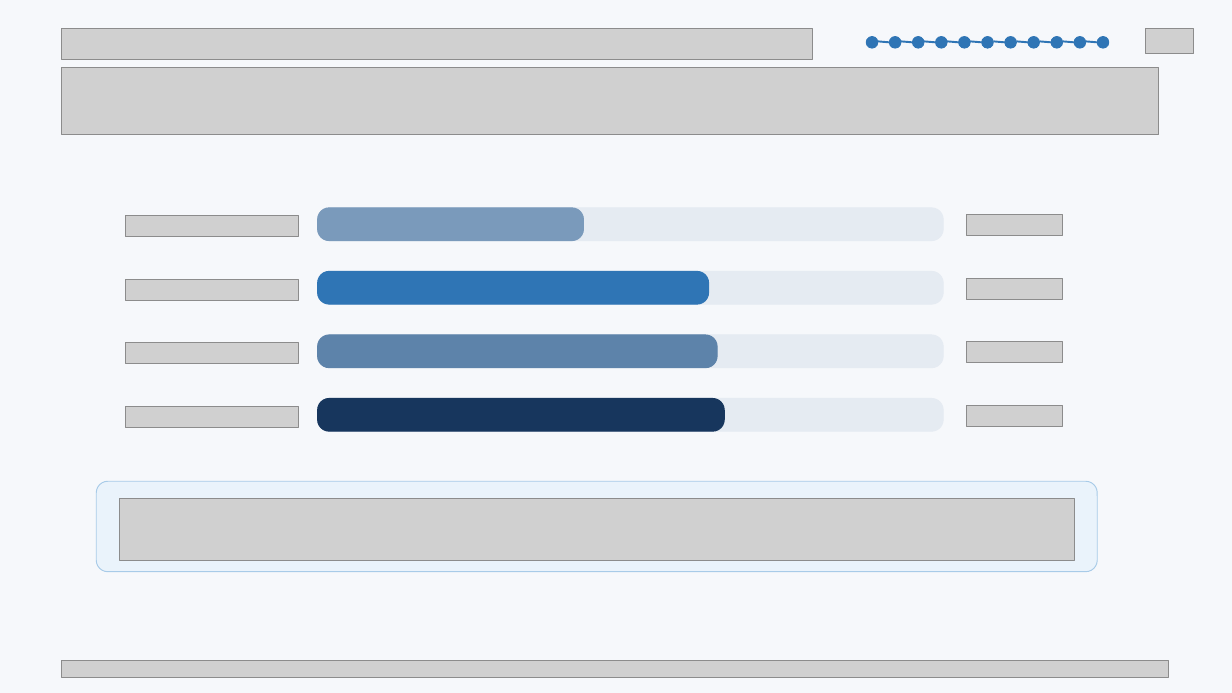
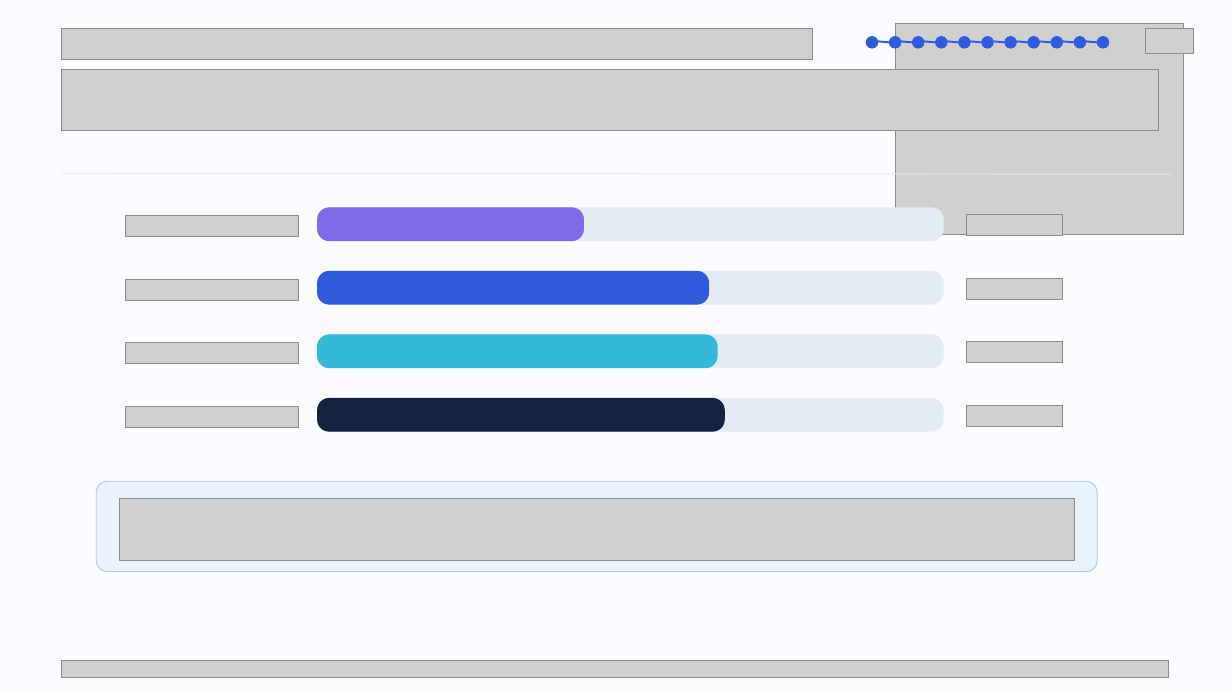
Before and after one commit to why-username/bigdata-agent, a slide deck: slide 15 of output/vehicle-defect-agent.pptx. Drawn at 1232x693 pixels with LibreOffice and Linux fonts; fonts in the diff are those of the drawing; grey boxes stand for pictures. Boxes give left, top, right and bottom in pixels: in the first picture for what was removed or moved away, otherwise in the second. Text is boxed around its words. In the diff, an @@ line names an element or a change of style, - is before the commit and + after.

```diff
--- a/output/vehicle-defect-agent.pptx
+++ b/output/vehicle-defect-agent.pptx
@@ background #F6F8FB to #FBFCFF @@
@@ picture added at [896,23,1184,235] @@
@@ line (878, 42) - (889, 43): stroke #2F75B5 1.5 pt to #315BDB 1.5 pt @@
@@ line (901, 42) - (913, 43): stroke #2F75B5 1.5 pt to #315BDB 1.5 pt @@
@@ line (924, 42) - (935, 43): stroke #2F75B5 1.5 pt to #315BDB 1.5 pt @@
@@ line (947, 42) - (959, 43): stroke #2F75B5 1.5 pt to #315BDB 1.5 pt @@
@@ line (970, 42) - (982, 43): stroke #2F75B5 1.5 pt to #315BDB 1.5 pt @@
@@ line (994, 42) - (1006, 43): stroke #2F75B5 1.5 pt to #315BDB 1.5 pt @@
@@ line (1017, 42) - (1028, 43): stroke #2F75B5 1.5 pt to #315BDB 1.5 pt @@
@@ line (1040, 42) - (1052, 43): stroke #2F75B5 1.5 pt to #315BDB 1.5 pt @@
@@ line (1063, 42) - (1074, 43): stroke #2F75B5 1.5 pt to #315BDB 1.5 pt @@
@@ line (1086, 42) - (1098, 43): stroke #2F75B5 1.5 pt to #315BDB 1.5 pt @@
@@ picture: place and size @@
-picture at [62,67,1160,135]
+picture at [62,69,1160,131]
@@ line added from (62, 174) to (1171, 175), #E2E8F2 0.75 pt @@
@@ rounded rectangle at [318,208,584,240]: fill #7A9ABB to #7D6BE8; outline #7A9ABB 0.75 pt to #7D6BE8 0.75 pt @@
@@ fill #2F75B5 to #315BDB; outline #2F75B5 0.75 pt to #315BDB 0.75 pt in 12 elements at [867,37,878,48], [889,37,900,48], [913,37,924,48], [935,37,946,48], [959,37,970,48], [982,37,993,48], [1006,37,1017,48], [1028,37,1039,48], [1052,37,1063,48], [1074,37,1085,48], [1098,37,1109,48], [318,272,709,304] @@
@@ rounded rectangle at [318,335,717,367]: fill #5D83AA to #36B9D7; outline #5D83AA 0.75 pt to #36B9D7 0.75 pt @@
@@ rounded rectangle at [318,398,725,431]: fill #17365D to #13233F; outline #17365D 0.75 pt to #13233F 0.75 pt @@
```
Also in this commit, not shown: 10 other slides changed, 6 slides added, 6 slides removed, 1 other file.
